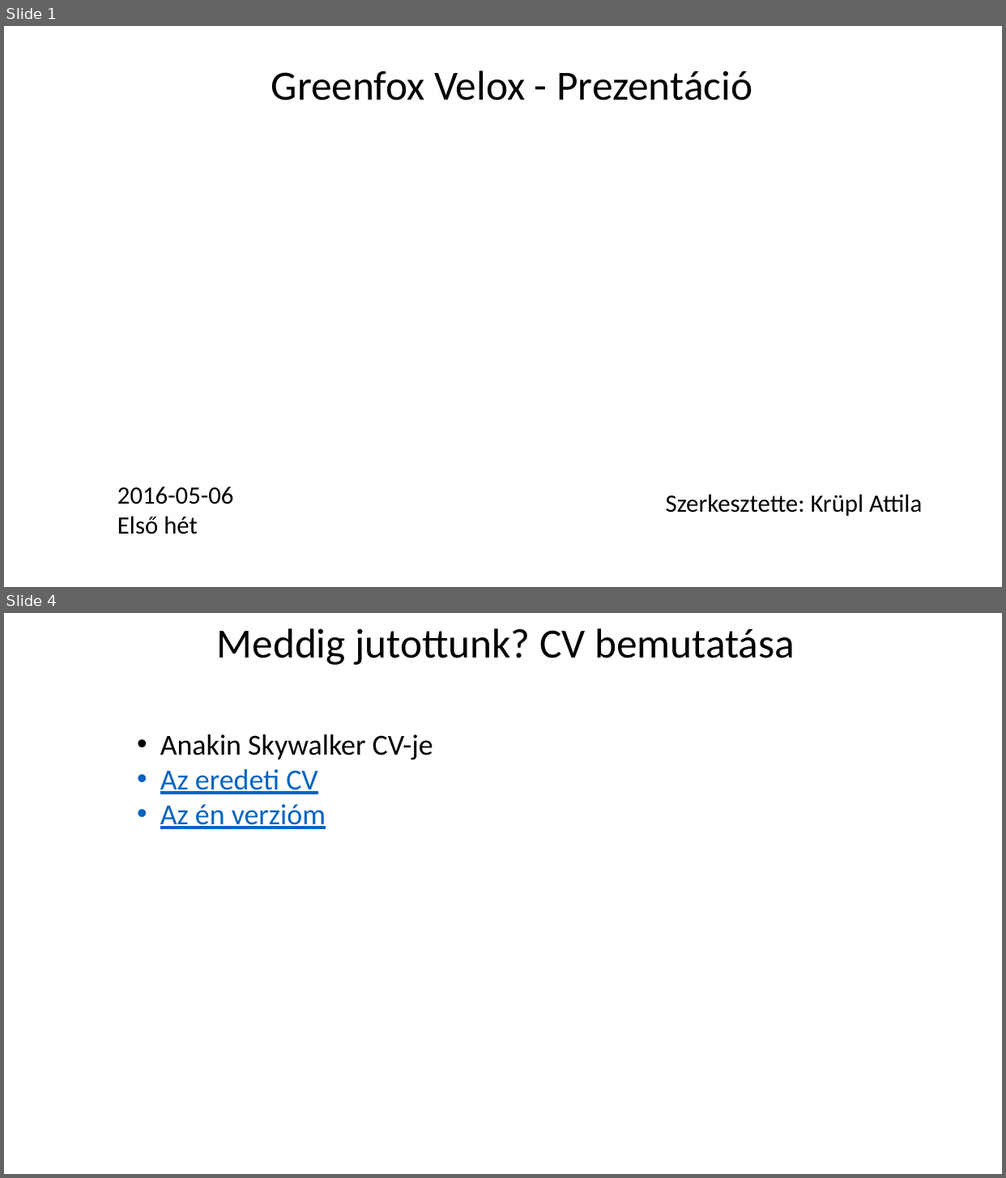
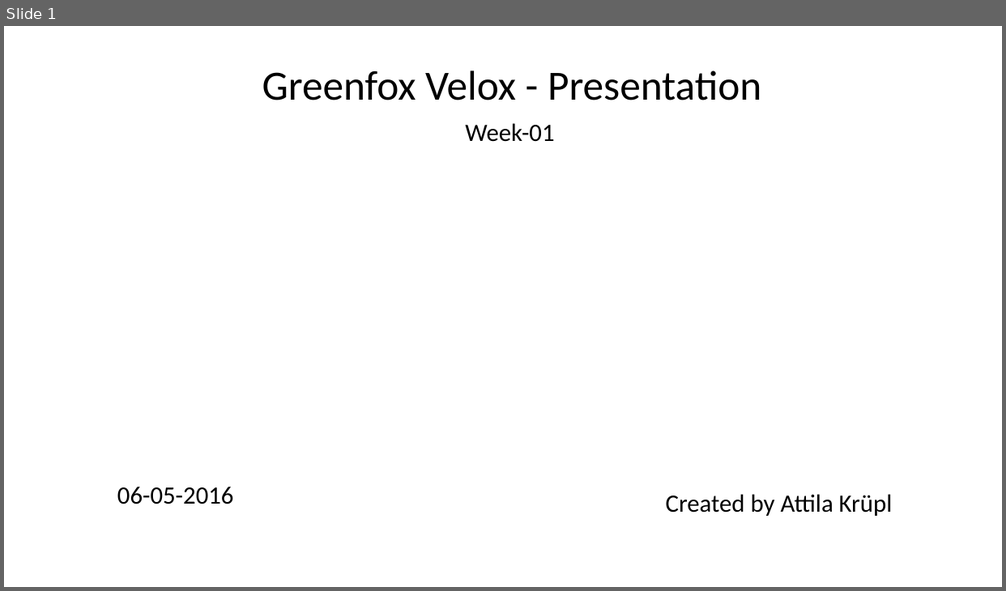
Before and after one commit to greenfox-velox/attilakrupl, a slide deck: week-01/day-5/presentation/Presentation_Week-01.pptx. Shown one above the other, each under a label of ours: slides 1 and 4 before the commit, slide 1 after it; the slides between them are not shown. The pictures are 1006x1178 and 1006x591 pixels, drawn with LibreOffice and Linux fonts; fonts in the diff are those of the drawing; background and template pictures are left out. Boxes give left, top, right and bottom in pixels: in the first picture for what was removed or moved away, otherwise in the second. Text is boxed around its words. In the diff, an @@ line names an element or a change of style, - is before the commit and + after.

```diff
--- a/week-01/day-5/presentation/Presentation_Week-01.pptx
+++ b/week-01/day-5/presentation/Presentation_Week-01.pptx
@@ slide 4 removed at (4,613,1002,1174), background picture (left out) @@
@@ text removed at (217,628,795,665) @@
-Meddig jutottunk? CV bemutatása
@@ text removed at (160,735,433,829) @@
-• Anakin Skywalker CV-je
-• Az eredeti CV
-• Az én verzióm
@@ slide 1 changed as well @@
@@ text at (262,71,761,101): text changed @@
-Greenfox Velox - Prezentáció
+Greenfox Velox - Presentation
@@ text added at (465,123,554,142), 24 pt, text #000000 @@
+Week-01
@@ text at (117,487,234,505): text changed @@
-2016-05-06
-Első hét
+06-05-2016
@@ text at (666,494,893,516): text changed @@
-Szerkesztette: Krüpl Attila
+Created by Attila Krüpl
```
Also in this commit, not shown: 6 slides added, 2 other slides removed, 1 other file.
